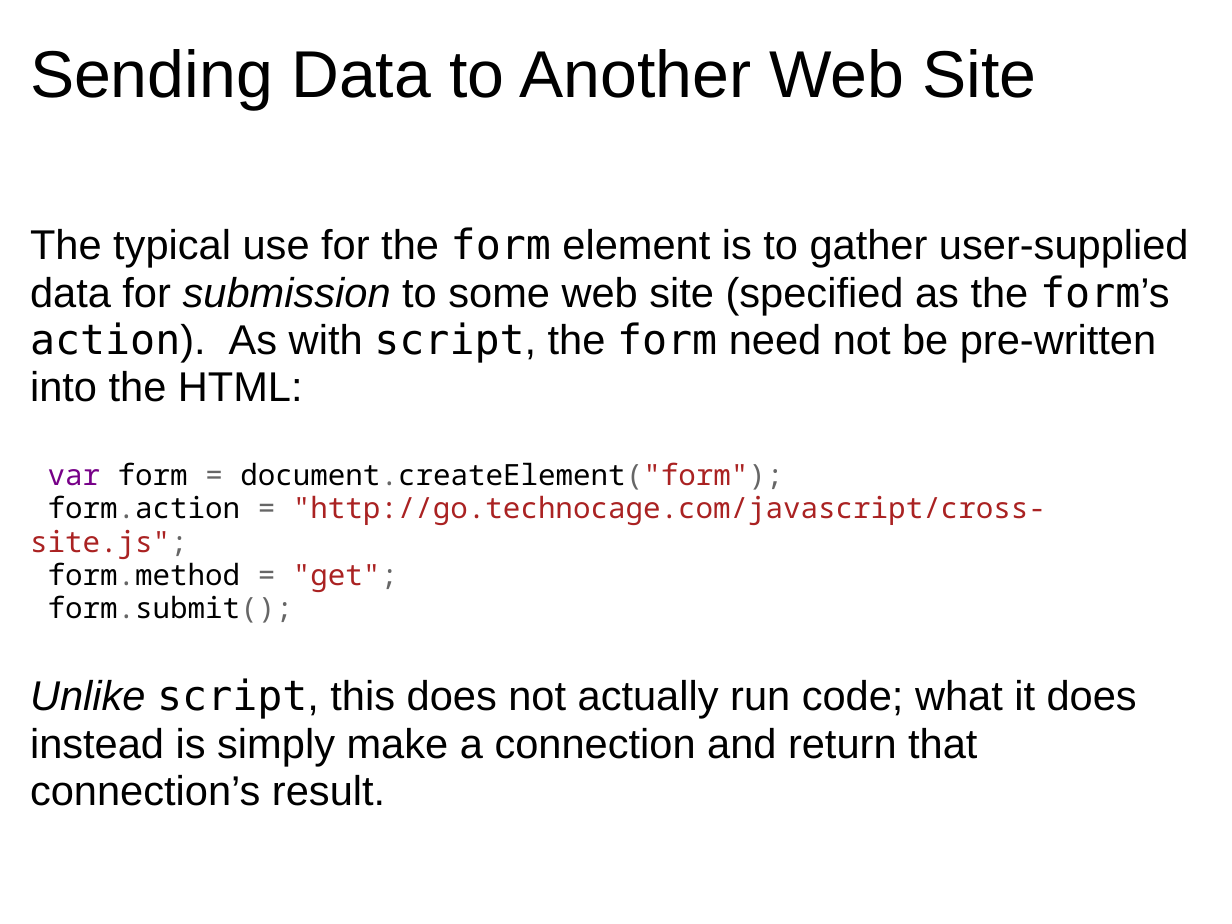
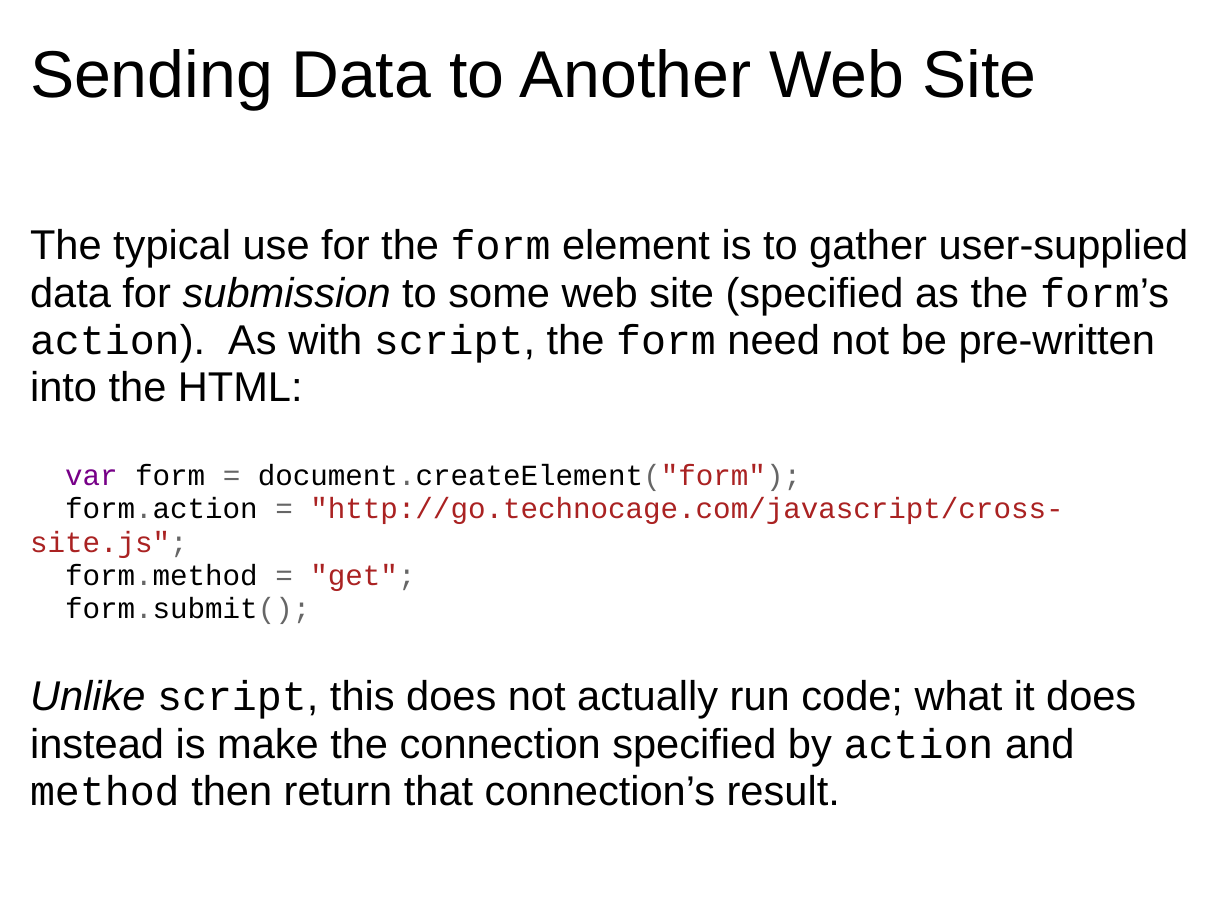
Before and after one commit to dondi/javascript-book, a slide deck: slide 66 of presentations/Chapter_8_Presentation.ppt. Drawn at 1232x924 pixels with LibreOffice and Linux fonts; fonts in the diff are those of the drawing; background and template pictures are left out. Boxes give left, top, right and bottom in pixels: in the first picture for what was removed or moved away, otherwise in the second. Text is boxed around its words. In the diff, an @@ line names an element or a change of style, - is before the commit and + after.

```diff
--- a/presentations/Chapter_8_Presentation.ppt
+++ b/presentations/Chapter_8_Presentation.ppt
@@ text at bbox=[30, 229, 1189, 624]: font DejaVu Sans Mono to Courier New in "form form’s action). script, form"; font Noto Sans Mono to Courier New in "var form = document.createElement("form"); form.action = "ht ..." @@
@@ text at bbox=[30, 680, 1136, 806]: text changed @@
-Unlike script, this does not actually run code; what it does instead is simply make a connection and return that connection’s result.
+Unlike script, this does not actually run code; what it does instead is make the connection specified by action and method then return that connection’s result.
```
Also in this commit, not shown: 19 other slides changed.
